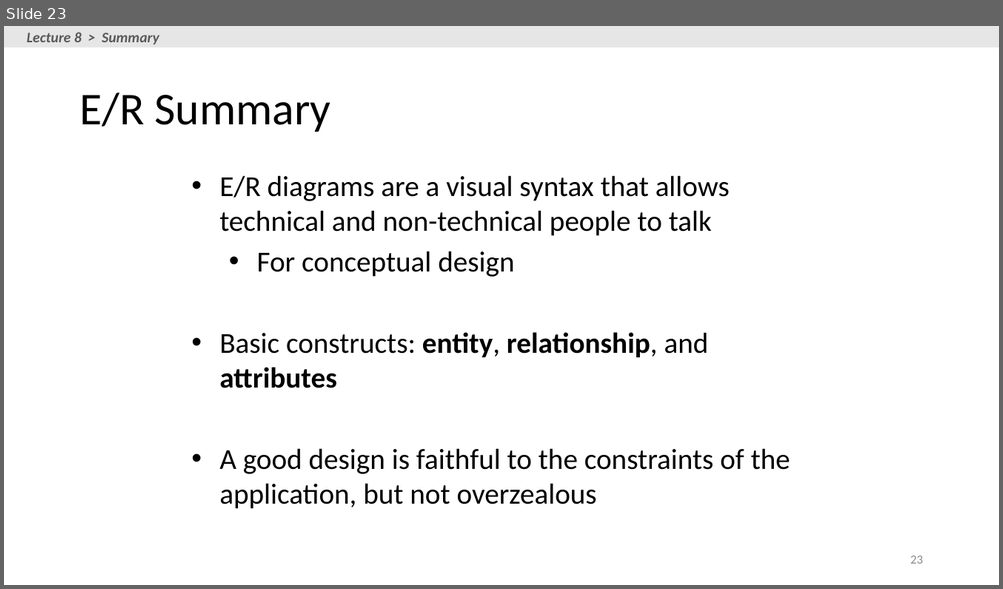
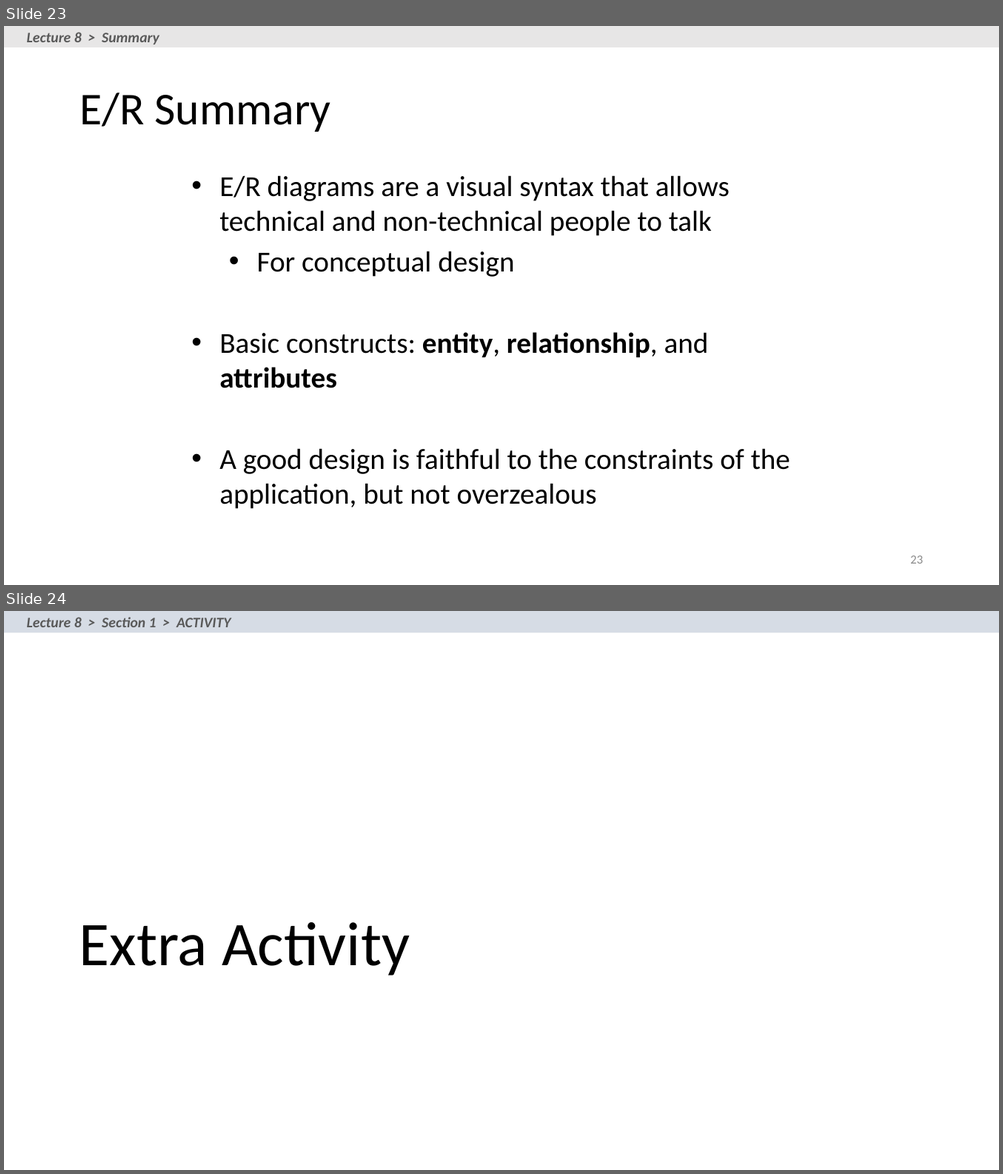
Before and after one commit to yazduni-cs/database-fall2018, a slide deck: lectures/lecture-6-7-8/Lecture_8_ER.pptx. Shown one above the other, each under a label of ours: slide 23 before the commit, slides 23 and 24 after it. The pictures are 1003x589 and 1003x1174 pixels, drawn with LibreOffice and Linux fonts; fonts in the diff are those of the drawing. Boxes give left, top, right and bottom in pixels: in the first picture for what was removed or moved away, otherwise in the second. Text is boxed around its words. In the diff, an @@ line names an element or a change of style, - is before the commit and + after.

```diff
--- a/lectures/lecture-6-7-8/Lecture_8_ER.pptx
+++ b/lectures/lecture-6-7-8/Lecture_8_ER.pptx
@@ slide 24 added at (4,611,999,1170), background #FFFFFF @@
@@ rectangle added at (4,611,999,632), fill #D6DCE5 @@
@@ text added at (27,617,230,627), 14 pt, text #595959, bold, italic @@
+Lecture 8 > Section 1 > ACTIVITY
@@ title added at (79,923,410,976), 60 pt, text #000000 @@
+Extra Activity
```
Also in this commit, not shown: 3 other slides added, 1 other file.
